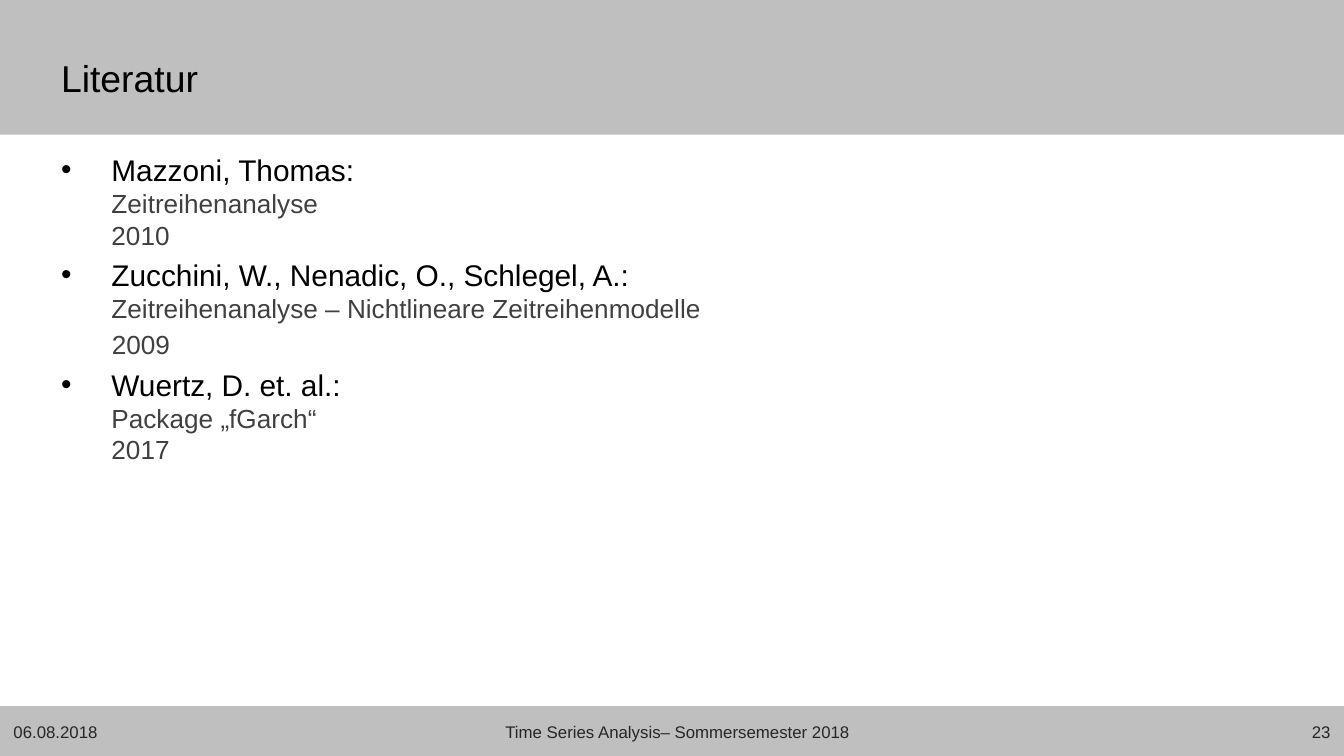
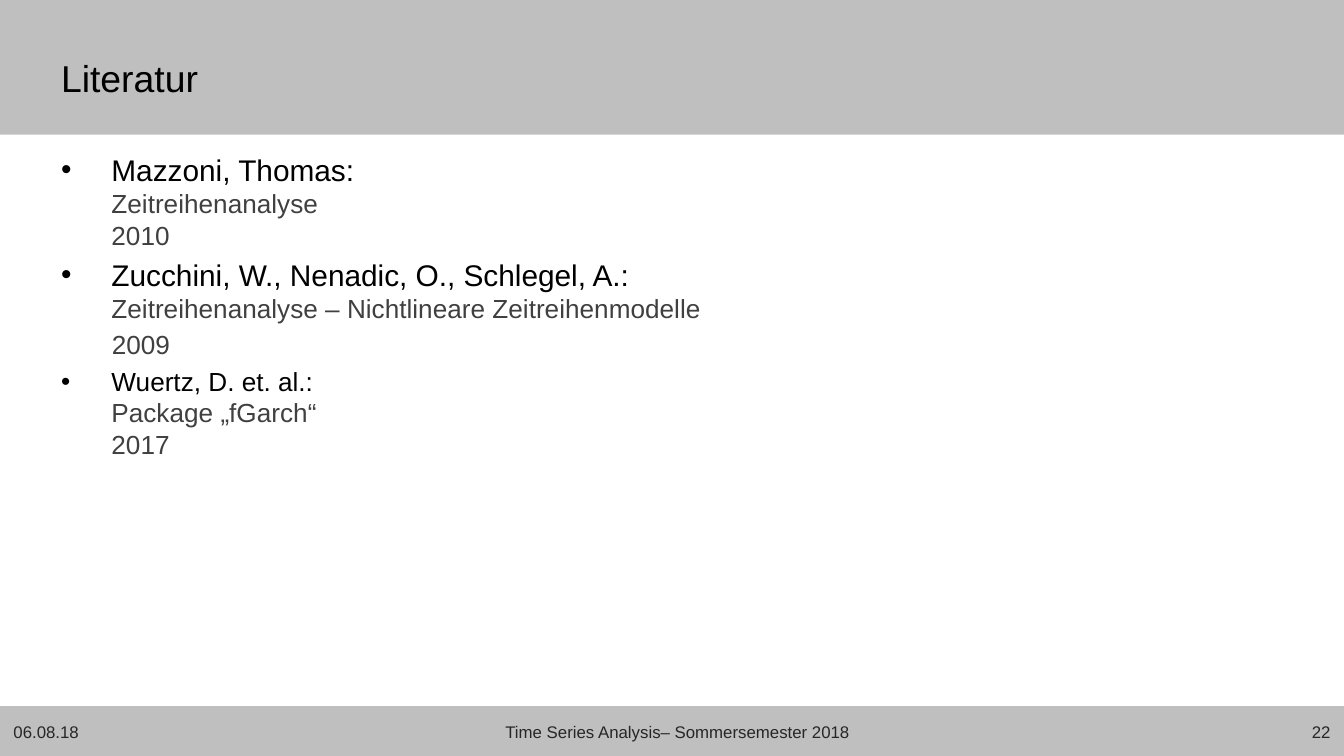
Before and after one commit to Janis90/time-series-anaysis, a slide deck: slide 22 of presentation/tsa_presentation_final.pptx (slide 23 before the commit). Drawn at 1344x756 pixels with LibreOffice and Linux fonts; fonts in the diff are those of the drawing; background and template pictures are left out. Boxes give left, top, right and bottom in pixels: in the first picture for what was removed or moved away, otherwise in the second. Text is boxed around its words. In the diff, an @@ line names an element or a change of style, - is before the commit and + after.

```diff
--- a/presentation/tsa_presentation_final.pptx
+++ b/presentation/tsa_presentation_final.pptx
@@ text at (111, 372, 317, 454): size 16 to 14 pt in "Wuertz, D. et. al.:" @@
@@ text at (13, 726, 78, 738): text changed @@
-06.08.2018
+06.08.18
@@ page number at (1312, 726, 1331, 738): text changed @@
-23
+22
```
Also in this commit, not shown: 22 other slides changed, 4 other files.
